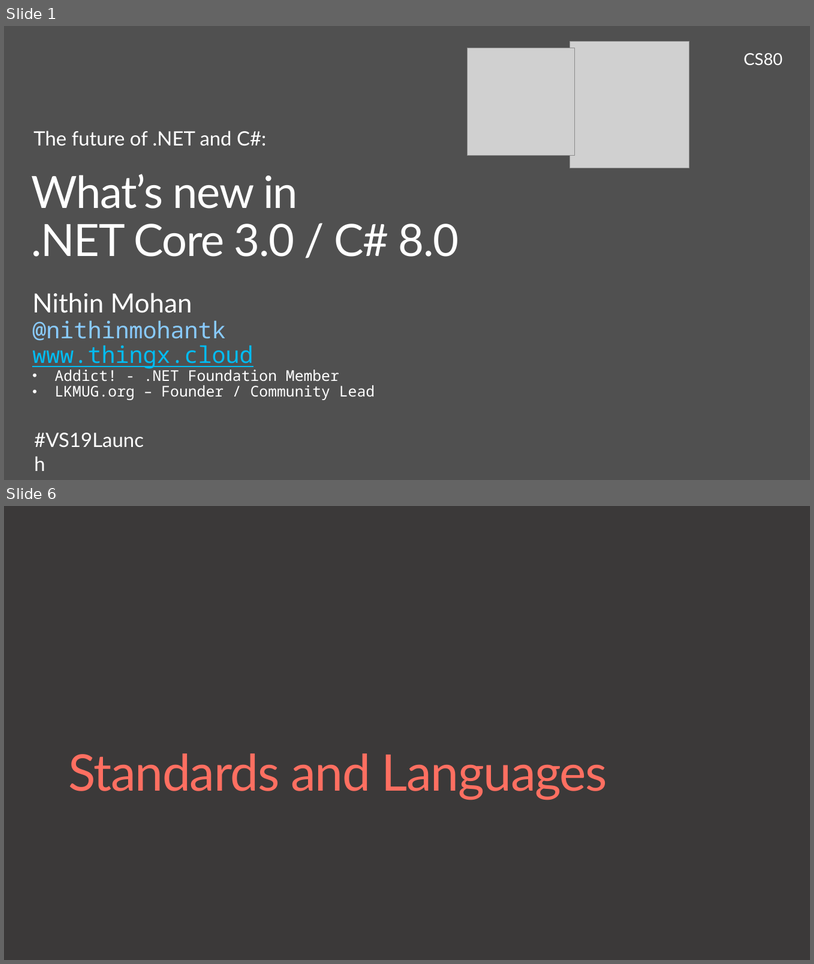
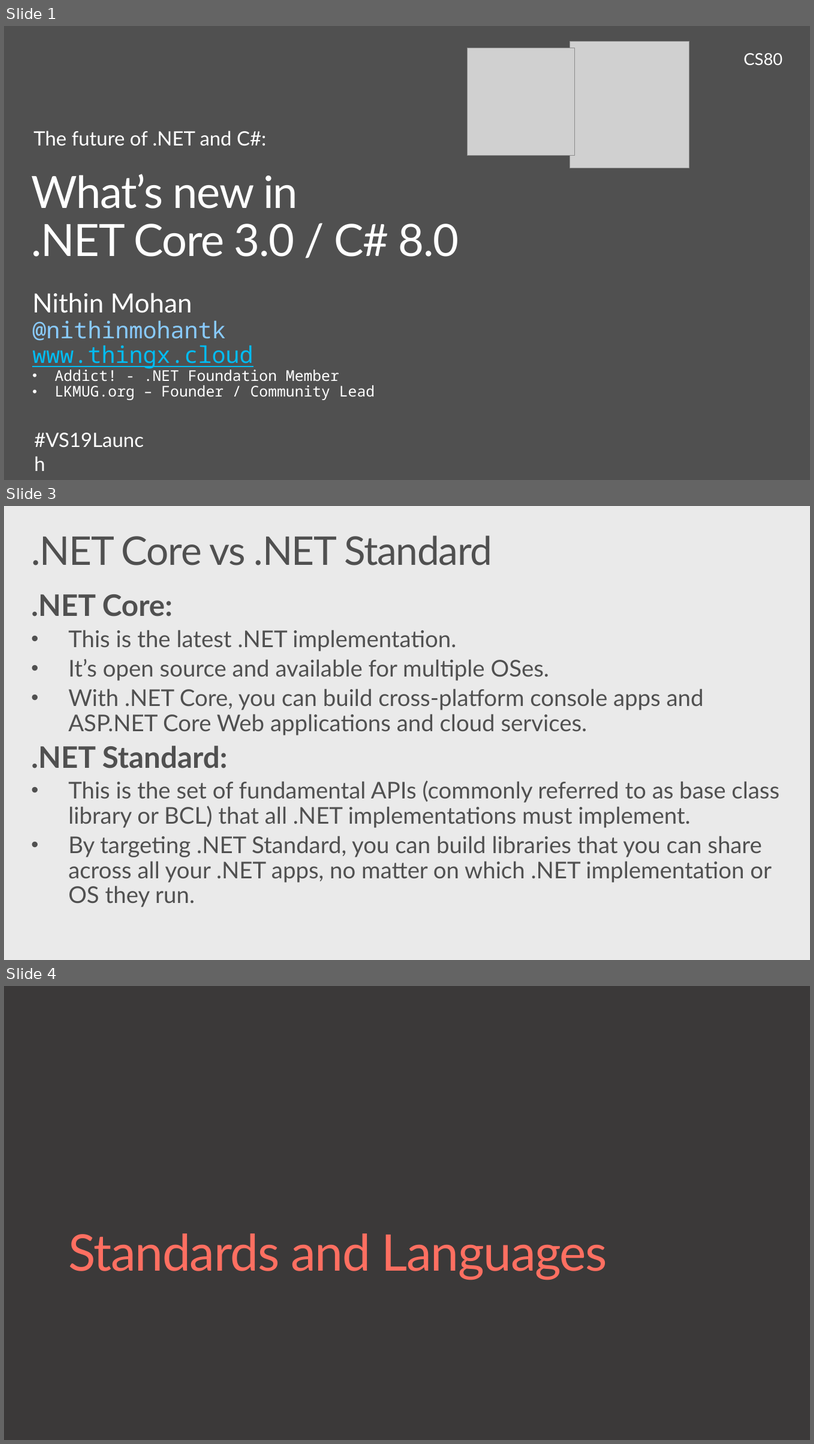
Before and after one commit to nithinmohantk/VS2019Launch-LK, a slide deck: slides/VS2019-Launch-CS80.pptx. Shown one above the other, each under a label of ours: slides 1 and 6 before the commit, slides 1, 3 and 4 after it; the slides between them are not shown. The pictures are 814x964 and 814x1444 pixels, drawn with LibreOffice and Linux fonts; fonts in the diff are those of the drawing; grey boxes stand for pictures; background and template pictures are left out. Boxes give left, top, right and bottom in pixels: in the first picture for what was removed or moved away, otherwise in the second. Text is boxed around its words. In the diff, an @@ line names an element or a change of style, - is before the commit and + after.

```diff
--- a/slides/VS2019-Launch-CS80.pptx
+++ b/slides/VS2019-Launch-CS80.pptx
@@ slide 3 added at [4,506,810,960], background #EAEAEA @@
@@ title added at [31,535,493,565], 48 pt, text #505050 @@
+.NET Core vs .NET Standard
@@ text added at [31,594,780,907], 28 pt, text #505050 @@
+.NET Core:
+• This is the latest .NET implementation.
+• It’s open source and available for multiple OSes.
+• With .NET Core, you can build cross-platform console apps and ASP.NET Core Web applications and cloud services.
+.NET Standard:
+• This is the set of fundamental APIs (commonly referred to as base class library or BCL) that all .NET implementations must implement.
+• By targeting .NET Standard, you can build libraries that you can share across all your .NET apps, no matter on which .NET implementation or OS they run.
@@ what was slide 6 is now slide 4 @@
```
Also in this commit, not shown: 21 slides changed, 3 slides removed, 5 other files.
